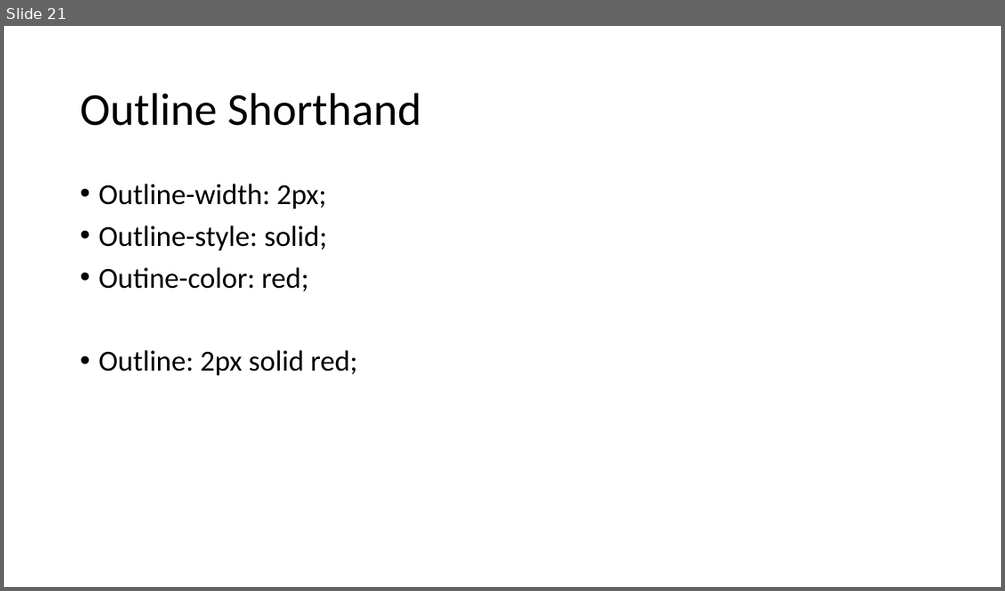
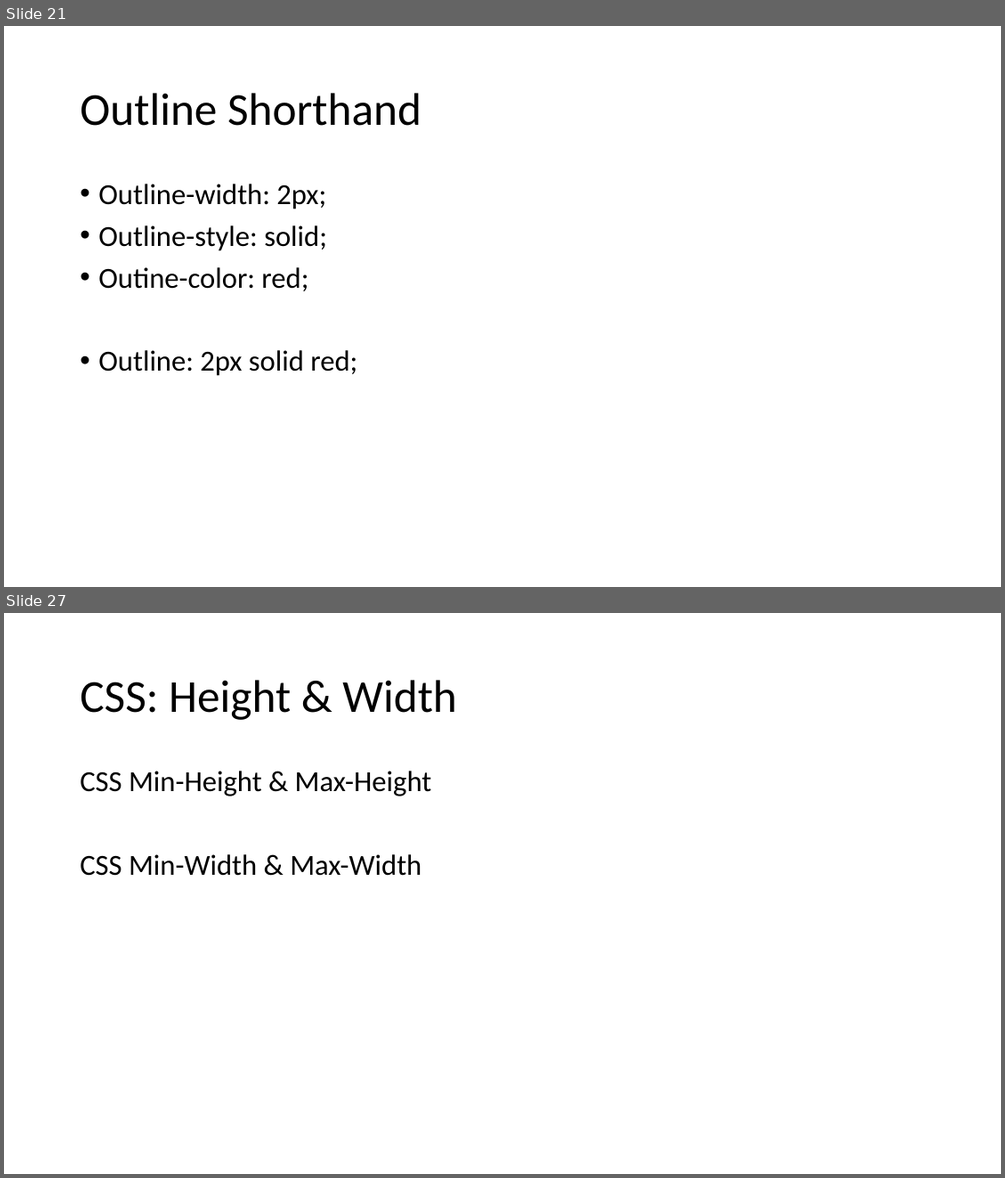
Before and after one commit to PiyushChaturvedii/Batch04, a slide deck: CSS.pptx. Shown one above the other, each under a label of ours: slide 21 before the commit, slides 21 and 27 after it; the slides between them are not shown. The pictures are 1005x591 and 1005x1178 pixels, drawn with LibreOffice and Linux fonts; fonts in the diff are those of the drawing. Boxes give left, top, right and bottom in pixels: in the first picture for what was removed or moved away, otherwise in the second. Text is boxed around its words. In the diff, an @@ line names an element or a change of style, - is before the commit and + after.

```diff
--- a/CSS.pptx
+++ b/CSS.pptx
@@ slide 27 added at bbox=[4, 613, 1001, 1174], background #FFFFFF @@
@@ title added at bbox=[80, 680, 456, 720], 44 pt, text #000000 @@
+CSS: Height & Width
@@ text added at bbox=[80, 771, 431, 876], 28 pt, text #000000 @@
+CSS Min-Height & Max-Height
+CSS Min-Width & Max-Width
```
Also in this commit, not shown: 20 other slides added, 13 other files.
